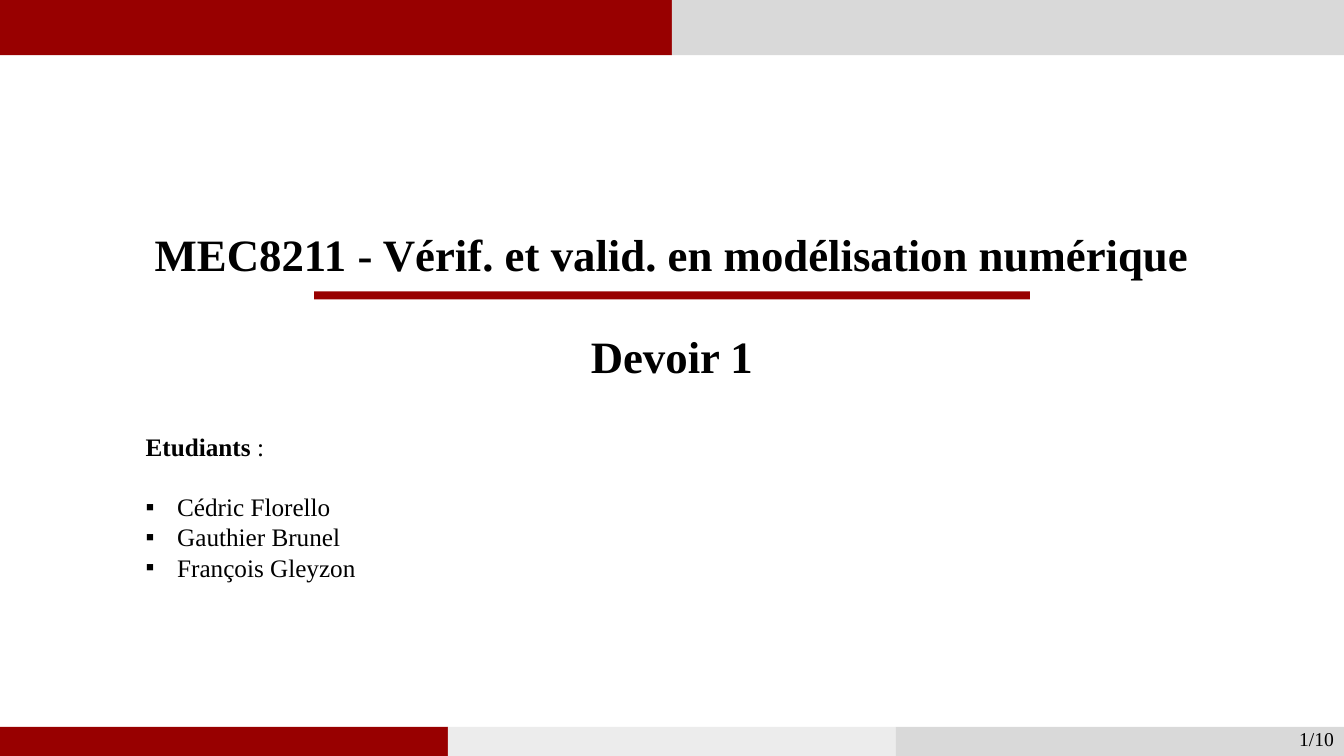
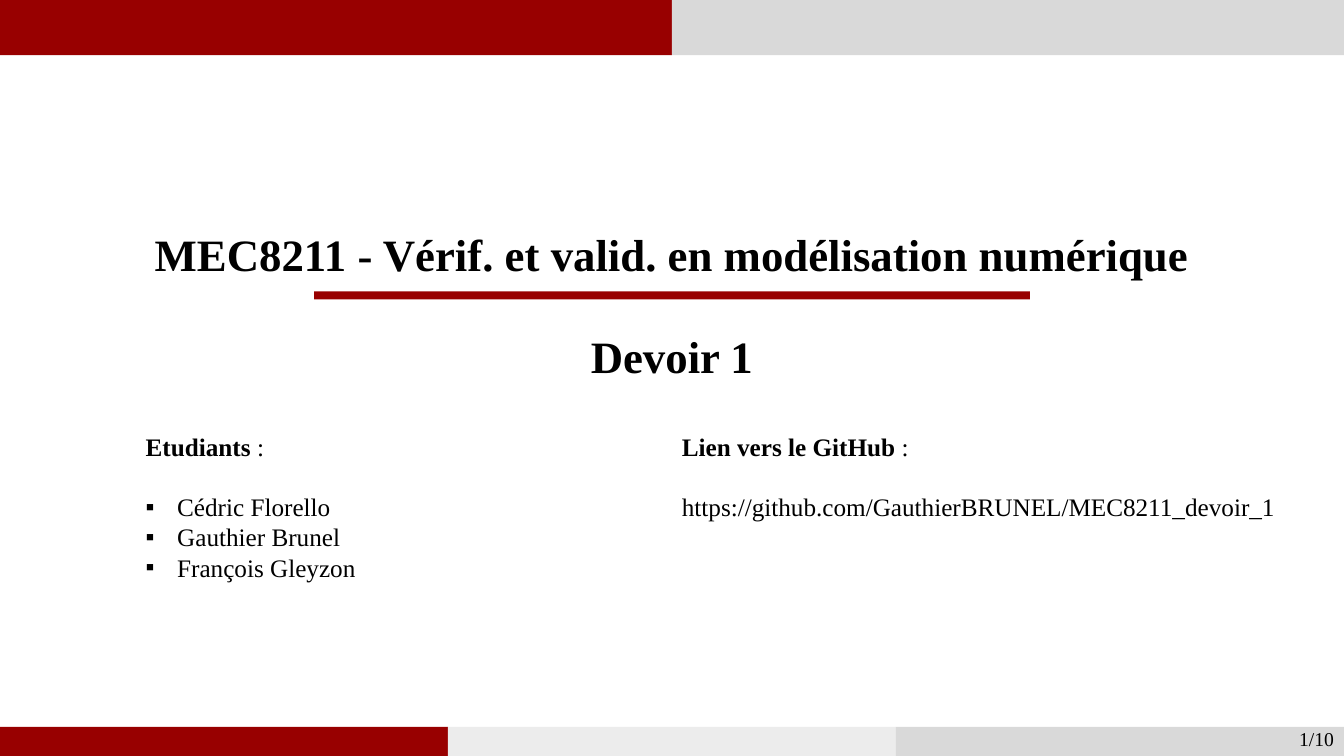
Before and after one commit to GauthierBRUNEL/MEC8211_devoir_2, a slide deck: slide 1 of doc/Rapport_Devoir1.pptx. Drawn at 1344x756 pixels with LibreOffice and Linux fonts; fonts in the diff are those of the drawing. Boxes give left, top, right and bottom in pixels: in the first picture for what was removed or moved away, otherwise in the second. Text is boxed around its words. In the diff, an @@ line names an element or a change of style, - is before the commit and + after.

```diff
--- a/doc/Rapport_Devoir1.pptx
+++ b/doc/Rapport_Devoir1.pptx
@@ text added at (682,438,1275,522), 18 pt, text #000000 @@
+Lien vers le GitHub :
+https://github.com/GauthierBRUNEL/MEC8211_devoir_1
```
Also in this commit, not shown: 2 other slides changed.
